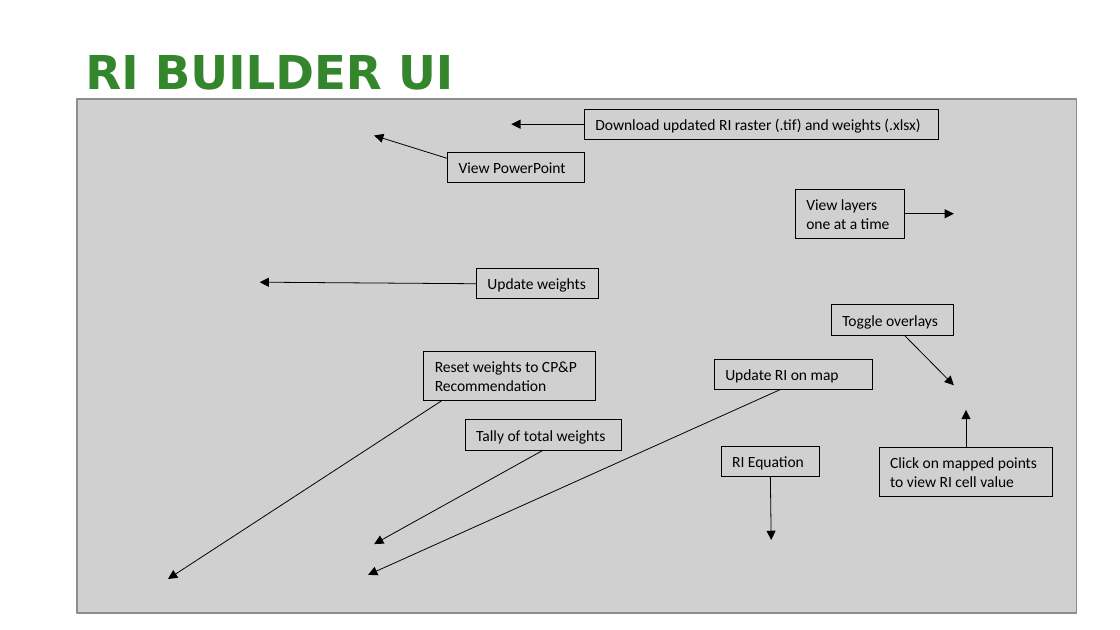
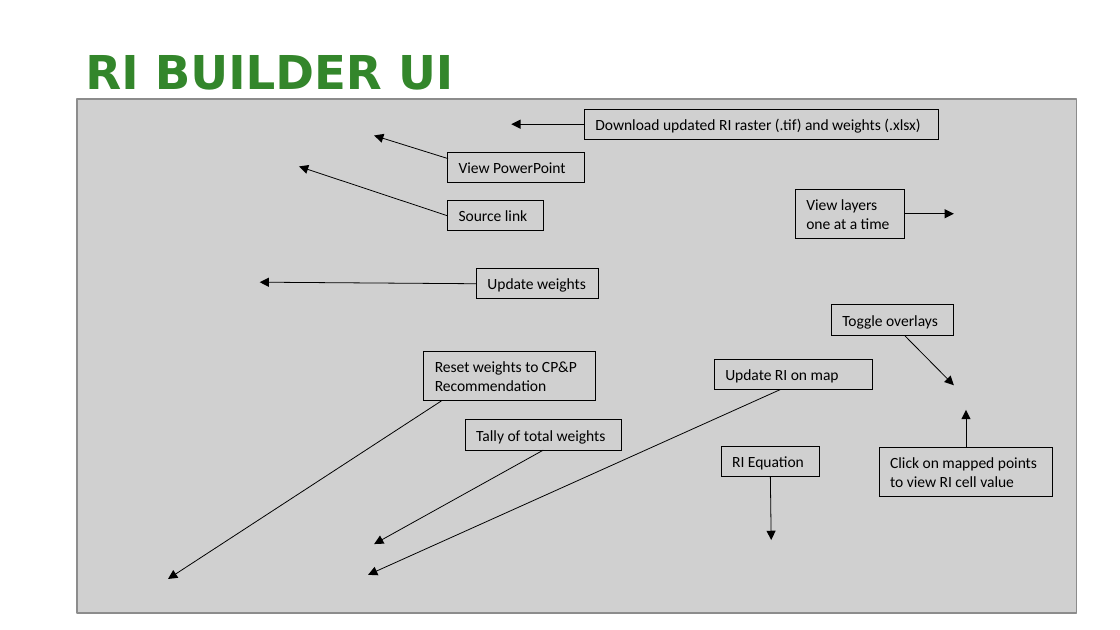
Before and after one commit to NCC-CNC/RI-proto, a slide deck: slide 8 of www/RI_GUIDE.pptx. Drawn at 1120x630 pixels with LibreOffice and Linux fonts; fonts in the diff are those of the drawing; grey boxes stand for pictures; background and template pictures are left out. Boxes give left, top, right and bottom in pixels: in the first picture for what was removed or moved away, otherwise in the second. Text is boxed around its words. In the diff, an @@ line names an element or a change of style, - is before the commit and + after.

```diff
--- a/www/RI_GUIDE.pptx
+++ b/www/RI_GUIDE.pptx
@@ arrow added from (448, 216) to (299, 167), #000000 0.5 pt @@
@@ rectangle added at [448,200,543,231], outline #000000 0.75 pt, 10 pt, text #000000 @@
+Source link
```
Also in this commit, not shown: 1 other file.
